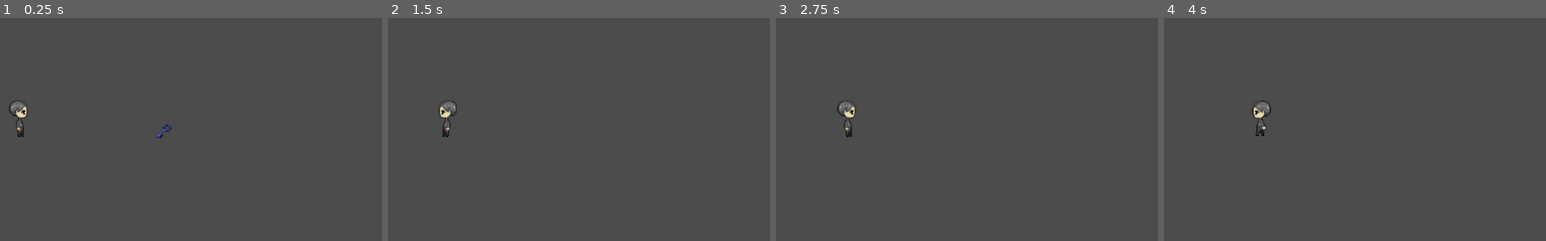
Above: before the commit, frames 1-4 (left to right).
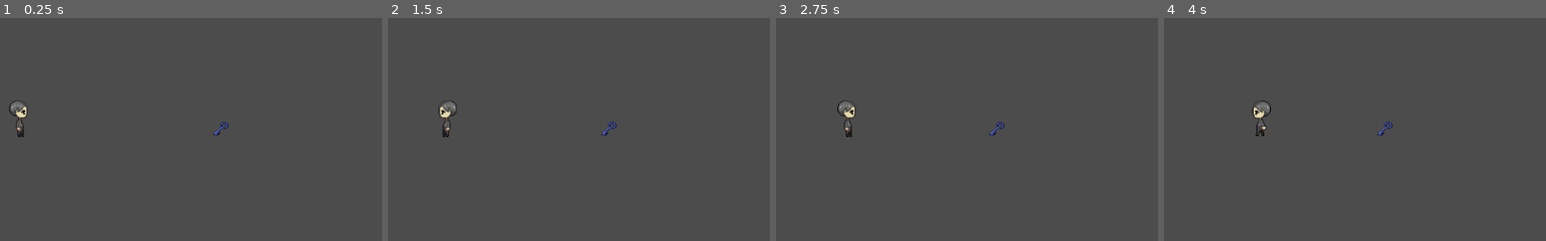
Above: after the commit, the same moments.

Repository: bkuon/Reverie
Game: Godot game, scene res://world.tscn
Two runs of this game, one before a commit and one after it. Both use one fixed random seed, a clock stepped at 60 frames per second and the inputs below.
Inputs:
- Up to frame 1 (0.25 s): no input
- Up to frame 2 (1.5 s): tap Enter at 0.5 s; hold Right (ui_right) 0.53-1.28 s; tap Z at 0.6, 1.35 s; hold Left (ui_left) from 1.28 s (still down)
- Up to frame 3 (2.75 s): release Left (ui_left) at 2.03 s; hold Right (ui_right) from 2.03 s (still down); tap Z at 2.1 s
- Up to frame 4 (4 s): tap Z at 2.85, 3.6 s; release Right (ui_right) at 3.53 s; hold Left (ui_left) from 3.53 s (still down)
The pictures show only the part of the screen within x 2-52%, y 46-96%; the shares and areas given below are measured in that part.

The runs differ from the first frame. In frame 1, 0.2% of the frame differs, in the area x 40-60%, y 46-54%; in frame 2, less than 0.1%; in frame 3, less than 0.1%; in frame 4, less than 0.1%.

Commit message:
Inventory item working as planned

Diff:
--- a/bluekey.gd
+++ b/bluekey.gd
@@ -1,4 +1,4 @@
-extends Area2D
+extends RigidBody2D
 
 var picked = false
 
@@ -6,8 +6,8 @@
 func _input(event):
 	if event is InputEventKey:
 		if event.pressed and event.scancode == KEY_Z:
-			#var bodies = $bluekey.get_overlapping_bodies()
-			#print(bodies)
-			#for b in bodies:
-			#	if b.name == "MC_Sprite":
+			var bodies = $bluekey.get_overlapping_bodies()
+			for b in bodies:
+				if b.name == "MC_Sprite":
+					# add object to inventory here
 					queue_free()
--- a/world.tscn
+++ b/world.tscn
@@ -24,11 +24,13 @@
 extents = Vector2( 13, 24 )
 
 [sub_resource type="RectangleShape2D" id=3]
-extents = Vector2( 10.3342, 10.0336 )
+extents = Vector2( 14.028, 10.0336 )
 
 [node name="World" type="Node"]
 
-[node name="MC_Sprite" type="KinematicBody2D" parent="."]
+[node name="MC_Sprite" type="KinematicBody2D" parent="." groups=[
+"player",
+]]
 position = Vector2( 41.7842, 412.236 )
 script = ExtResource( 1 )
 __meta__ = {
@@ -43,17 +45,28 @@
 position = Vector2( 0, 1 )
 shape = SubResource( 2 )
 
-[node name="bluekey" type="Area2D" parent="."]
-position = Vector2( 233.264, 426.069 )
+[node name="keyObject" type="RigidBody2D" parent="." groups=[
+"inventoryItem",
+]]
 collision_layer = 2
 collision_mask = 2
+gravity_scale = 0.0
 script = ExtResource( 5 )
 
-[node name="Sprite" type="Sprite" parent="bluekey"]
+[node name="bluekey" type="Area2D" parent="keyObject"]
+position = Vector2( 309.884, 422.833 )
+gravity_point = true
+gravity_vec = Vector2( 0, 0 )
+__meta__ = {
+"_edit_group_": true
+}
+
+[node name="Sprite" type="Sprite" parent="keyObject/bluekey"]
 position = Vector2( 1.02673, 2.82336 )
 scale = Vector2( 0.775414, 0.695201 )
 texture = ExtResource( 6 )
 
-[node name="CollisionShape2D" type="CollisionShape2D" parent="bluekey"]
-position = Vector2( 2.59714, 2.81018 )
+[node name="CollisionShape2D" type="CollisionShape2D" parent="keyObject/bluekey"]
+position = Vector2( 0.0884094, 2.81018 )
+scale = Vector2( 1, 1 )
 shape = SubResource( 3 )
Binary file added: images/Environment/wood1.png
Not shown, added: images/Environment/wood1.png.import
